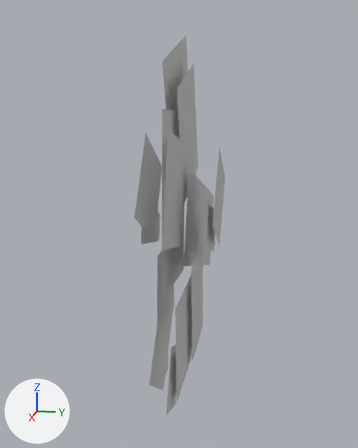
The FBX model prototype/Assets/microcosmicWar/bee/hero/beeHero1@standAndRun.FBX, before and after one commit.
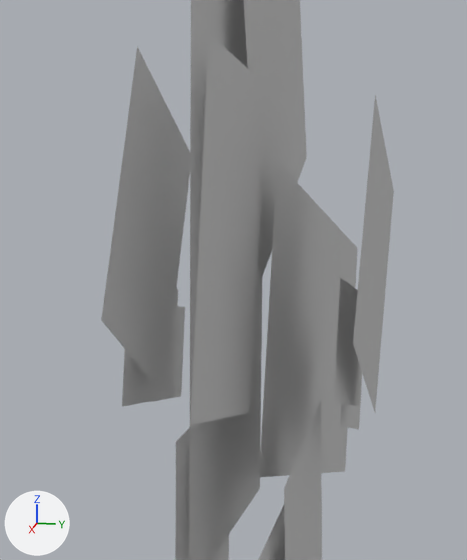
The first picture shows the older version from a camera (50 mm lens) standing at (160.1, 44.5, 50.2) and looking at (-11.7, 10.1, 7.2). The close-ups show both versions on the part from 29% to 69% of the width and 26% to 65% of the height of that picture; other places that the commit changed are outside them. The axes (+X, +Y, +Z) are drawn at lower left. The lights are the same throughout. Where no turn or scale is listed for an object, it has been applied to the vertices.

The older version as bpy lines, for what is in view:
```python
ob_box01 = bpy.data.objects.new('Box01', me_box01_ncl1_1)
ob_box01.location = (15.0, 6.4, 24.3)
ob_box01.rotation_euler = (1.571, -0.534, 0.0)  # degrees (90, -31, 0)
ob_box03 = bpy.data.objects.new('Box03', me_box03_ncl1_1)
ob_box03.location = (8.3, 4.6, 11.5)
ob_box03.rotation_euler = (1.571, -0.227, 0.0)  # degrees (90, -13, 0)
ob_box04 = bpy.data.objects.new('Box04', me_box04_ncl1_1)
ob_box04.location = (-4.4, 3.1, 7.3)
ob_box04.rotation_euler = (1.571, -0.227, 0.0)  # degrees (90, -13, 0)
ob_box07 = bpy.data.objects.new('Box07', me_box07_ncl1_1)
ob_box07.location = (15.9, 27.8, 22.4)
ob_box07.rotation_euler = (1.571, -0.569, 0.0)  # degrees (90, -33, 0)
ob_box10 = bpy.data.objects.new('Box10', me_box10_ncl1_1)
ob_box10.location = (4.1, 24.4, 7.8)
ob_box10.rotation_euler = (1.571, -0.314, 0.0)  # degrees (90, -18, 0)
ob_box11 = bpy.data.objects.new('Box11', me_box11_ncl1_1)
ob_box11.location = (-7.6, 18.9, 8.5)
ob_box11.rotation_euler = (1.571, -0.307, 0.0)  # degrees (90, -18, 0)
ob_box17 = bpy.data.objects.new('Box17', me_box17_ncl1_1)
ob_box17.location = (25.4, 23.1, -6.3)
# also in view: 'Box06' at (2.1, 16.1, 40.6); 'Box16' at (35.2, 21.8, -10.7); 'Box09' at (16.9, 25.9, 14.4); 'Box14' at (14.9, 11.4, -6.1); 'Box05' at (16.0, 14.2, 21.4)
```
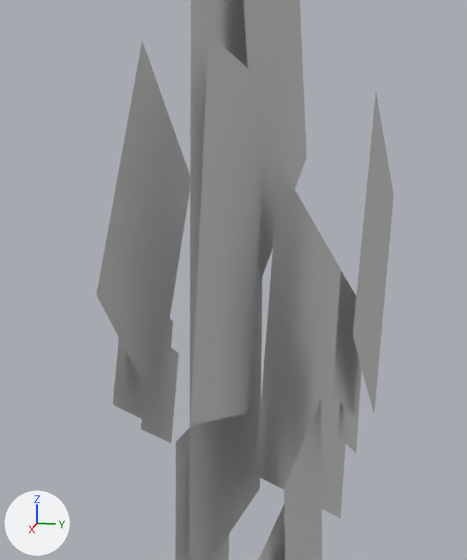
Where the change shows, as pixel boxes (x1, y1, x2, y2) in the close-ups (467 x 560 px):
'Box11', moved, turned
    before: (259, 161, 358, 477)
    after: (256, 163, 351, 518)
'Box01', moved, turned
    before: (101, 47, 190, 395)
    after: (96, 41, 190, 408)
'Box07', turned
    before: (353, 95, 394, 412)
    after: (353, 94, 394, 412)
'Box03', moved, turned
    before: (122, 289, 178, 407)
    after: (113, 319, 173, 430)
'Box04', moved, turned
    before: (151, 306, 185, 402)
    after: (141, 348, 179, 443)
'Box10', moved, turned
    before: (340, 404, 360, 429)
    after: (338, 372, 362, 453)

The change, as a diff of the scene's bpy script:
```diff
--- a/prototype/Assets/microcosmicWar/bee/hero/beeHero1@standAndRun.FBX.py
+++ b/prototype/Assets/microcosmicWar/bee/hero/beeHero1@standAndRun.FBX.py
@@ ob_box07 @@
 ob_box07.location = (15.9, 27.8, 22.4)
-ob_box07.rotation_euler = (1.571, -0.569, 0.0)  # degrees (90, -33, 0)
+ob_box07.rotation_euler = (1.571, -0.607, 0.0)  # degrees (90, -35, 0)
@@ ob_box10 @@
 ob_box10 = bpy.data.objects.new('Box10', me_box10_ncl1_1)
-ob_box10.location = (4.1, 24.4, 7.8)
-ob_box10.rotation_euler = (1.571, -0.314, 0.0)  # degrees (90, -18, 0)
+ob_box10.location = (5.4, 24.4, 6.3)
+ob_box10.rotation_euler = (1.571, -0.413, 0.0)  # degrees (90, -24, 0)
@@ ob_box01 @@
 ob_box01 = bpy.data.objects.new('Box01', me_box01_ncl1_1)
-ob_box01.location = (15.0, 6.4, 24.3)
-ob_box01.rotation_euler = (1.571, -0.534, 0.0)  # degrees (90, -31, 0)
+ob_box01.location = (15.7, 6.4, 24.3)
+ob_box01.rotation_euler = (1.571, -0.675, 0.0)  # degrees (90, -39, 0)
@@ ob_box11 @@
 ob_box11 = bpy.data.objects.new('Box11', me_box11_ncl1_1)
-ob_box11.location = (-7.6, 18.9, 8.5)
-ob_box11.rotation_euler = (1.571, -0.307, 0.0)  # degrees (90, -18, 0)
+ob_box11.location = (-6.2, 18.9, 5.9)
+ob_box11.rotation_euler = (1.571, -0.406, 0.0)  # degrees (90, -23, 0)
@@ ob_box04 @@
 ob_box04 = bpy.data.objects.new('Box04', me_box04_ncl1_1)
-ob_box04.location = (-4.4, 3.1, 7.3)
-ob_box04.rotation_euler = (1.571, -0.227, 0.0)  # degrees (90, -13, 0)
+ob_box04.location = (-0.7, 3.1, 4.2)
+ob_box04.rotation_euler = (1.571, -0.406, 0.0)  # degrees (90, -23, 0)
@@ ob_box03 @@
 ob_box03 = bpy.data.objects.new('Box03', me_box03_ncl1_1)
-ob_box03.location = (8.3, 4.6, 11.5)
-ob_box03.rotation_euler = (1.571, -0.227, 0.0)  # degrees (90, -13, 0)
+ob_box03.location = (11.0, 4.6, 10.5)
+ob_box03.rotation_euler = (1.571, -0.406, 0.0)  # degrees (90, -23, 0)
```
